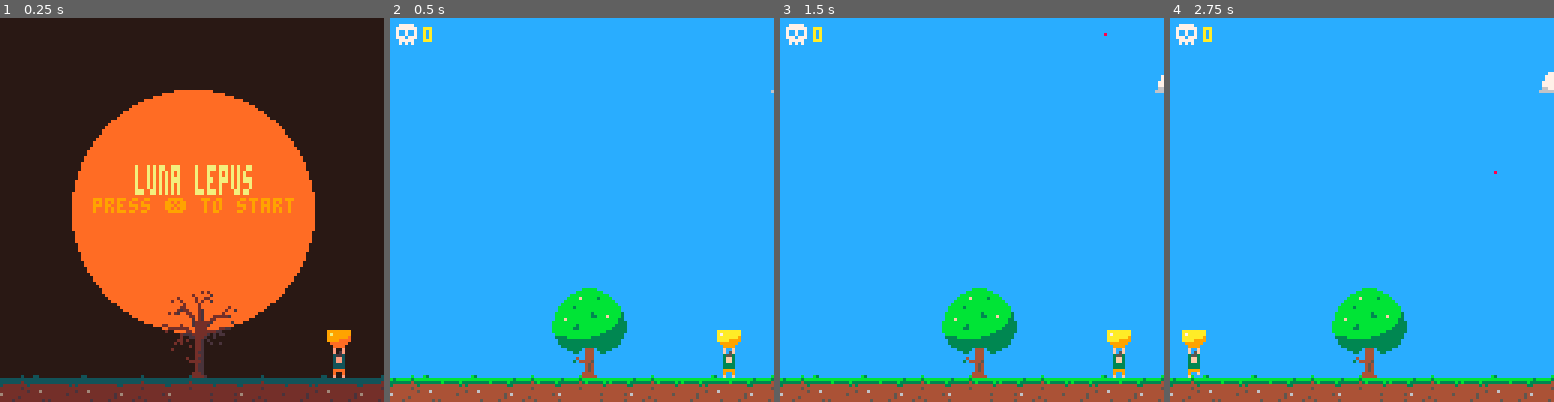
Above: before the commit, frames 1-4 (left to right).
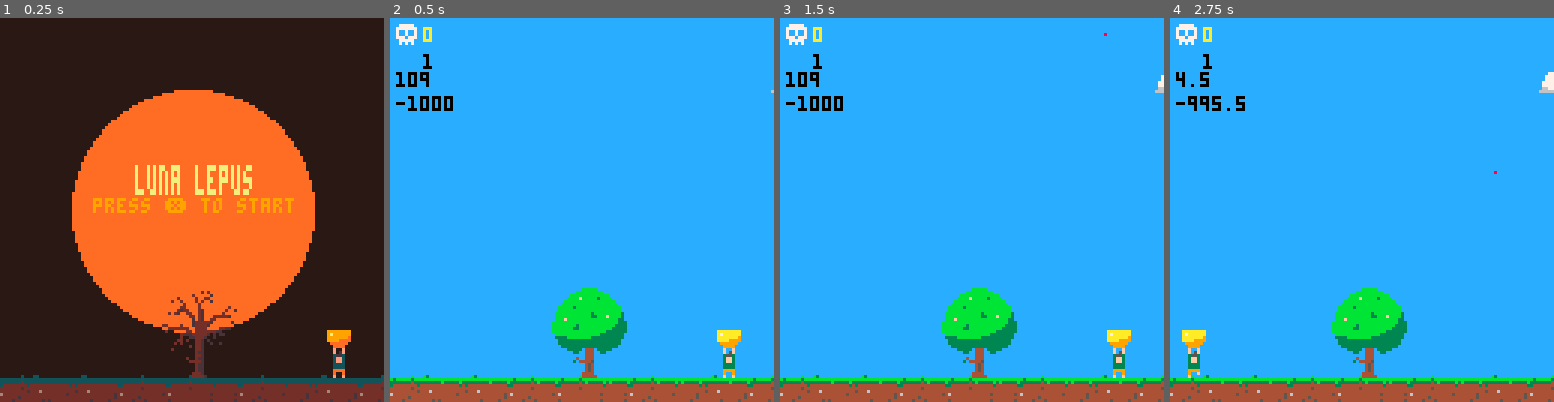
Above: after the commit, the same moments.

Repository: karlweir/PICO-8
Game: PICO-8 cartridge luna lupis.p8
Same seed, same stepped clock (60 frames per second), same inputs: the game is played once before the commit and once after it.
Inputs:
- Up to frame 1 (0.25 s): no input
- Up to frame 2 (0.5 s): tap X (X key) at 0.33 s
- Up to frame 3 (1.5 s): tap O (Z key) at 0.7 s; tap X (X key) at 1.07 s
- Up to frame 4 (2.75 s): hold Right 1.6-2.1 s; tap O (Z key) at 1.7, 2.1, 2.5 s; tap X (X key) at 1.85 s; hold Up 2.15-2.42 s; hold Right from 2.47 s (still down)

Frame 1 is identical in both runs. In frame 2, 0.5% of the frame differs, in the area x 1-17%, y 9-25%; in frame 3, 0.5%; in frame 4, 0.5%.

Commit message:
Update luna lupis.p8

Diff:
--- a/luna lupis.p8
+++ b/luna lupis.p8
@@ -1,5 +1,5 @@
 pico-8 cartridge // http://www.pico-8.com
-version 32
+version 33
 __lua__
 -- init
 
@@ -12,15 +12,14 @@
  player={}
  player.at=0
  player.coords={flr(109),flr(112)}
- player.coords2={player.coords[1],player.coords[2]}
- player.coords2home={-30,120}
+ player.coords2={-1000,112}
  player.size={8,8}
  player.speed=0.5
  player.spr=1
+ player.hasbowl=1
  bowl={}
  bowl.coords={player.coords[1],112}
- bowl.coords2={player.coords2[1],112}
- bowl.coords2home={player.coords2home[1],player.coords2home[2]}
+ bowl.coords2={-1000,112}
  bowl.width=1
  bowl.pixwidth=8
  bowl.flashspr=10
@@ -52,22 +51,15 @@
  menutextcol=9
  upgrades={}
 
- upgrades.hasbowllvl1=false
- upgrades.hasbowllvl2=false
  upgrades.bowl="bowl +"
  upgrades.bowlcost=30
 
- upgrades.hasspeedlvl1=false
- upgrades.hasspeedlvl2=false
  upgrades.speed="speed +"
  upgrades.speedcost=75
 
- upgrades.hasscorelvl1=false
- upgrades.hasscorelvl2=false
  upgrades.score="score x2"
  upgrades.scorecost=150
 
- upgrades.hascure=false
  upgrades.cure="cure"
  upgrades.curecost=1000
 
@@ -155,23 +147,48 @@
   upgrades.selector.coords[2] = upgrades.selector.coords[2]-10
   upgrades.selector.coords[4] = upgrades.selector.coords[4]-10
  end
+
  if btnp(🅾️) and
  upgrades.selector.coords[2] == 53 then
-  if score >= upgrades.bowlcost then
+  if score >= upgrades.bowlcost and
+  player.hasbowl==2 then
+   upgrades.bowl="max"
+   score-=upgrades.bowlcost
+   upgrades.bowlcost=50
+   player.hasbowl=3
+   bowl.spr=7
+   bowl.width=3
+   bowl.pixwidth=23
+   bowl.coords[1]-=4
+   player.coords2[1]=-1000
+   bowl.coords2[1]=-1000
+   sfx(51)
+  else
+   sfx(50)
+  end
+ end
+
+
+ if btnp(🅾️) and
+ upgrades.selector.coords[2] == 53 then
+  if score >= upgrades.bowlcost and
+  player.hasbowl==1 then
    upgrades.bowl="bowl ++"
    score-=upgrades.bowlcost
    upgrades.bowlcost=100
+   player.hasbowl=2
    bowl.spr=5
    bowl.width=2
    bowl.pixwidth=15
    bowl.coords[1]-=4
-   player.leftoffset=4
-   player.rightoffset=124
+   player.coords2[1]=-1000
+   bowl.coords2[1]=-1000
    sfx(51)
   else
    sfx(50)
   end
  end
+
  if btnp(🅾️) and
  upgrades.selector.coords[2] == 63 then
   if score > upgrades.speedcost then
@@ -291,6 +308,9 @@
  rectfill(1,1,60,9,12)
  spr(11,2,2)
  print(score,11,3,10)
+ print(player.hasbowl,11,12,0)
+ print(bowl.coords[1],2,18,0)
+ print(bowl.coords2[1],2,26,0)
 
 --draw petals
  for particle in all(particles) do
@@ -310,7 +330,7 @@
  rectfill(upgrades.selector.coords[1],
   upgrades.selector.coords[2],
   upgrades.selector.coords[3],
-  upgrades.selector.coords[4],1)
+  upgrades.selector.coords[4],6)
 
  print(upgrades.bowl,24,55,9)
  spr(11,77,54)
@@ -373,34 +393,70 @@
 --while player is fully on
 --screen, keeps transition
 --player off screen
-if player.coords[1]>0 and player.coords[1]<128-8 then
- player.coords2[1]=-30
- bowl.coords2[1]=-30
-end
-
+
+--if player.coords[1]>0 and player.coords[1]<110 then
+-- player.coords2[1]=-50
+-- bowl.coords2[1]=-50
+--end
+
+--bowl 1 -- bowl 1 -- bowl 1--
 --if player exits left
- if player.coords[1]==0 then
+ if bowl.coords[1]==0 and
+ player.hasbowl==1 then
   player.coords2[1]=128
   bowl.coords2[1]=128
  end
- if player.coords[1]==-8 then
+ if bowl.coords[1]==-8 and
+ player.hasbowl==1 then
   player.coords[1]=128-8
   bowl.coords[1]=128-8
- end
-
---if player exits right
- if player.coords[1]==128-player.size[1] then
+  player.coords2[1]=-1000
+  bowl.coords2[1]=-1000
+ end
+-- if player exits right
+ if bowl.coords[1]==128-8 and
+ player.hasbowl==1 then
   player.coords2[1]=-8
   bowl.coords2[1]=-8
  end
- if player.coords[1]==128+player.size[1] then
-  player.coords[1]=8
-  bowl.coords[1]=8
- end
-end
-
-
-
+ if bowl.coords[1]==128 and
+ player.hasbowl==1 then
+  player.coords[1]=0
+  bowl.coords[1]=0
+  player.coords2[1]=-1000
+  bowl.coords2[1]=-1000
+ end
+
+--bowl 2 -- bowl 2 -- bowl 2--
+--if player exits left
+ if bowl.coords[1]==0 and
+ player.hasbowl==2 then
+  player.coords2[1]=132
+  bowl.coords2[1]=128
+ end
+ if bowl.coords[1]==-16 and
+ player.hasbowl==2 then
+  player.coords[1]=128-12
+  bowl.coords[1]=128-16
+  player.coords2[1]=-1000
+  bowl.coords2[1]=-1000
+ end
+-- if player exits right
+ if bowl.coords[1]==128-16 and
+ player.hasbowl==2 then
+  player.coords2[1]=-12
+  bowl.coords2[1]=-16
+ end
+ if bowl.coords[1]==128 and
+ player.hasbowl==2 then
+  player.coords[1]=4
+  bowl.coords[1]=0
+  player.coords2[1]=-1000
+  bowl.coords2[1]=-1000
+ end
+
+
+end
 
 -- track time since last particle was caught
  tsincelastpart += 1
Not shown, changed: the music (__music__) section of luna lupis.p8
Not shown, changed: the sound effects (__sfx__) section of luna lupis.p8
